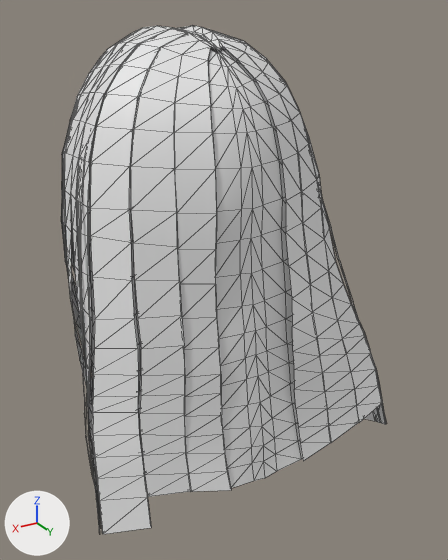
The glTF model data/sources/visage/Resources/Faces/lea.glb, before and after one commit.
The view is the same before and after, from a 50 mm lens placed at (0.209, 0.37, 1.616), pointed at (-0.019, -0.01, 1.426). The lights are fixed; the arrows at lower left show +X, +Y and +Z. The older version comes first. Mesh edges are drawn as thin lines. Where no turn or scale is listed for an object, it has been applied to the vertices. Vertices at exactly the same position are counted once.

The older version as bpy lines, for what is in view:
```python
me_long01 = bpy.data.meshes.new('long01')
me_long01.from_pydata(...)  # 1716 vertices, 2144 faces; spans x -0.122..0.123, y -0.133..0.084, z 1.305..1.608
ob_lea_hair = bpy.data.objects.new('lea.hair', me_long01)
ob_lea_hair.location = (0.0, 0.0, 0.0)
```
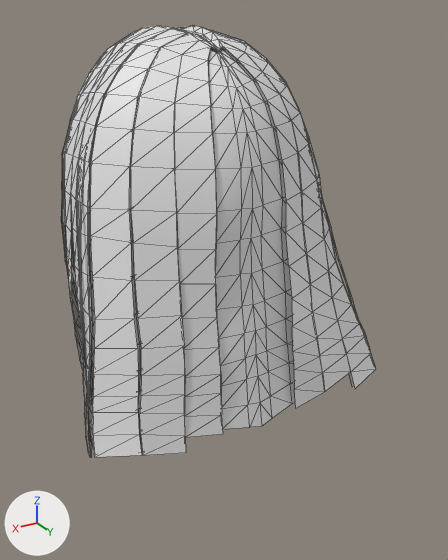
The change in detail:
me_long01 is used by ob_lea_hair; location (0.0, 0.0, 0.0).
me_long01 had 1716 vertices, 2144 faces and spanned x -0.122..0.123, y -0.133..0.084, z 1.305..1.608.
me_long01 now has 1449 vertices, 1802 faces and spans x -0.119..0.118, y -0.133..0.074, z 1.346..1.608.
Part 1, on me_long01:
267 vertices are removed from x -0.122..0.123, y 0.014..0.084, z 1.305..1.357.
342 faces are deleted.

Changed parts and their boxes [x1, y1, x2, y2] in the pictures (448 x 560 px):
'lea.hair', reshaped (15% shorter): before [61, 26, 386, 534]; after [61, 26, 376, 457]
part 1 of me_long01, deleted: before [88, 367, 386, 534]
